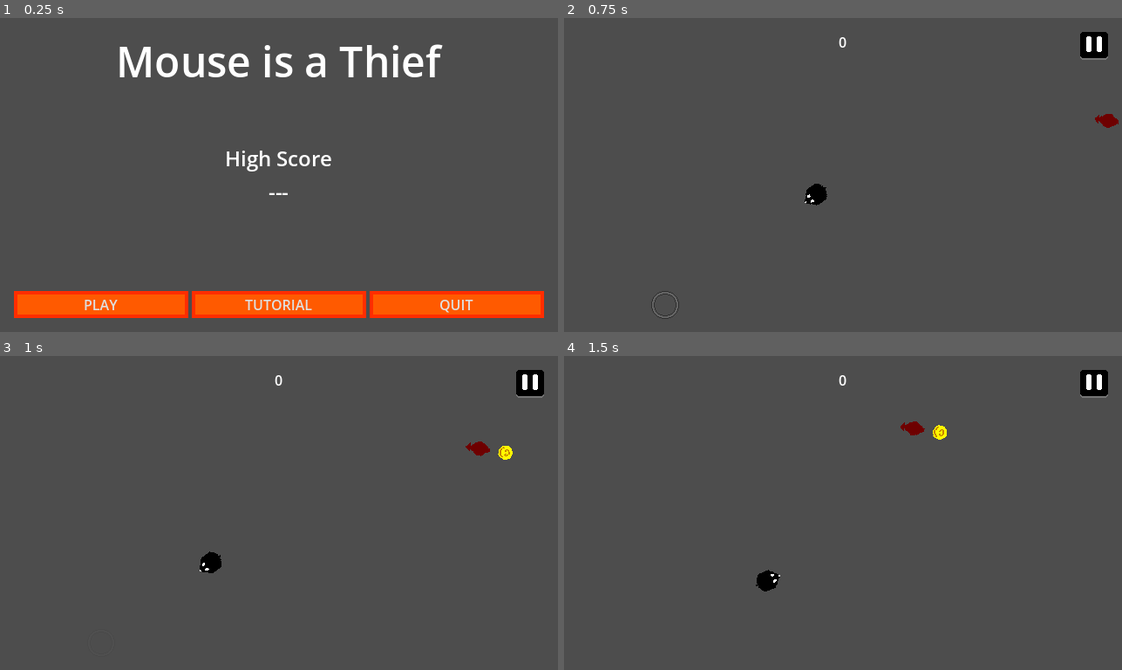
Above: before the commit, frames 1-4 (two rows, left to right).
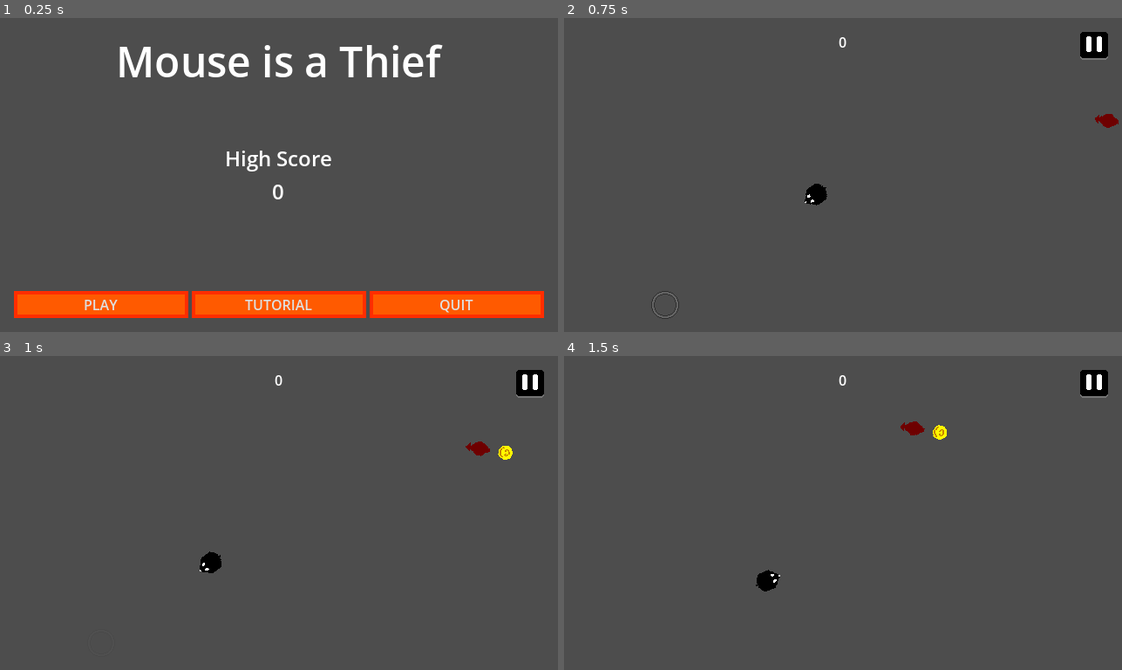
Above: after the commit, the same moments.

Repository: Botijas/Mouse_is_a_Thief
Game: Godot game, scene res://Assets/Scenes/main_menu.tscn
Same seed, same stepped clock (60 frames per second), same inputs: the game is played once before the commit and once after it.
Inputs (mouse positions are in pixels of both pictures, inside the frame that each line leads up to):
- Up to frame 1 (0.25 s): no input
- Up to frame 2 (0.75 s): click "PLAY" at 0.5 s
- Up to frame 3 (1 s): no input
- Up to frame 4 (1.5 s): move the mouse to (965, 497) at 1.27 s

The runs differ from the first frame. In frame 1, less than 0.1% of the frame differs, in the area x 48-52%, y 53-58%; in frame 2, nothing differs; in frame 3, nothing differs; in frame 4, nothing differs.

Commit message:
Mudança da Exibição do Score na tela inicial

Diff:
--- a/Assets/Scenes/main_menu.tscn
+++ b/Assets/Scenes/main_menu.tscn
@@ -55,7 +55,7 @@
 
 [node name="Score" type="Label" parent="MarginContainer/Score Container" unique_id=1472604934]
 layout_mode = 2
-text = "---"
+text = "0"
 label_settings = SubResource("LabelSettings_cbhea")
 horizontal_alignment = 1
 vertical_alignment = 1
